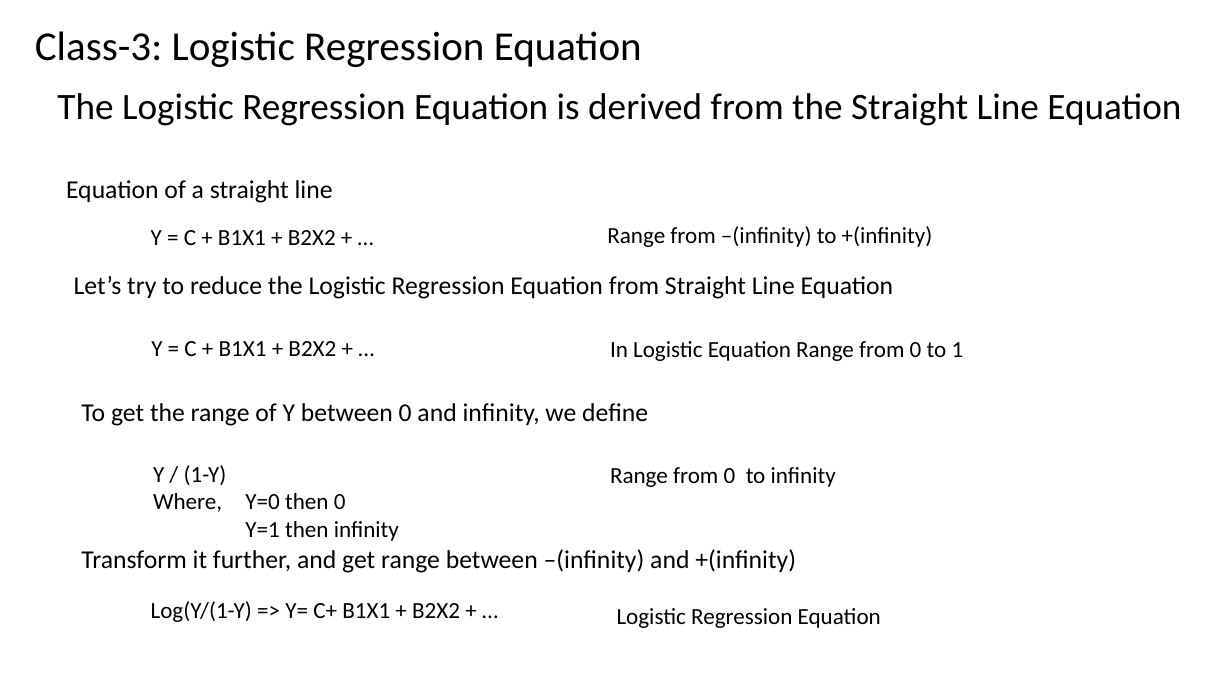
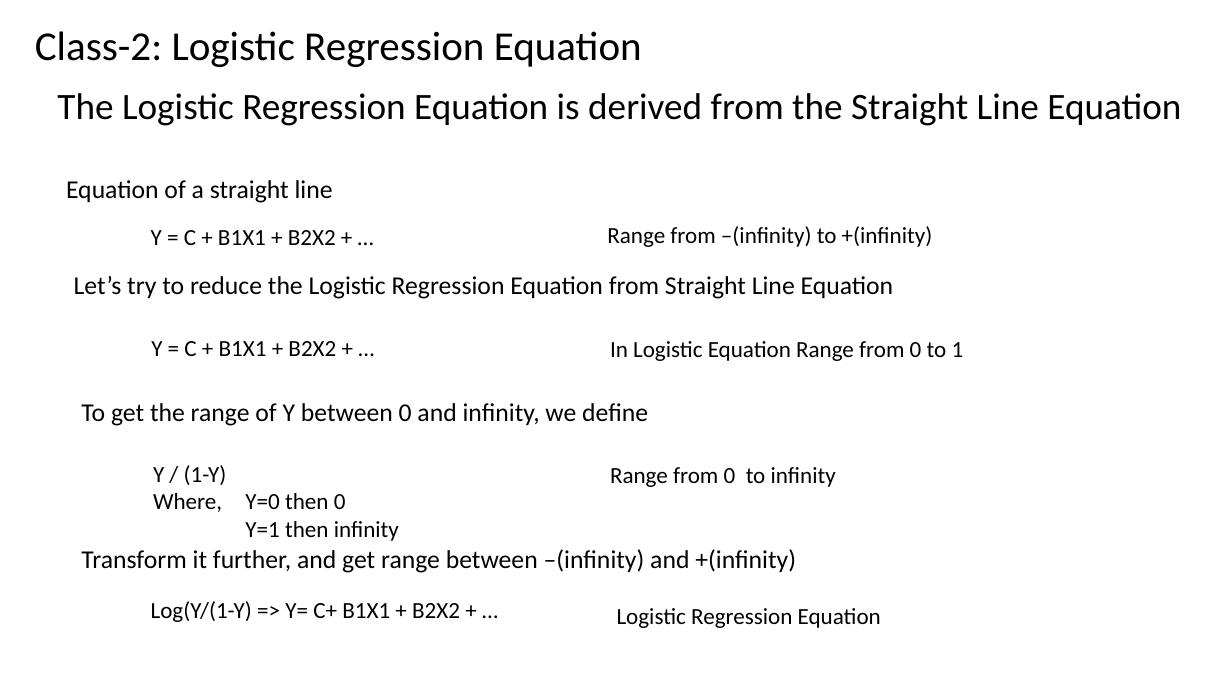
Before and after one commit to renshan2/accesspy, a slide deck: slide 30 of AI-ML-DL/Machine Learning.pptx. Drawn at 1232x693 pixels with LibreOffice and Linux fonts; fonts in the diff are those of the drawing. Boxes give left, top, right and bottom in pixels: in the first picture for what was removed or moved away, otherwise in the second. Text is boxed around its words. In the diff, an @@ line names an element or a change of style, - is before the commit and + after.

```diff
--- a/AI-ML-DL/Machine Learning.pptx
+++ b/AI-ML-DL/Machine Learning.pptx
@@ text at bbox=[35, 31, 642, 67]: text changed @@
-Class-3: Logistic Regression Equation
+Class-2: Logistic Regression Equation
```
Also in this commit, not shown: 12 other slides changed, 2 slides added, 2 other files.
